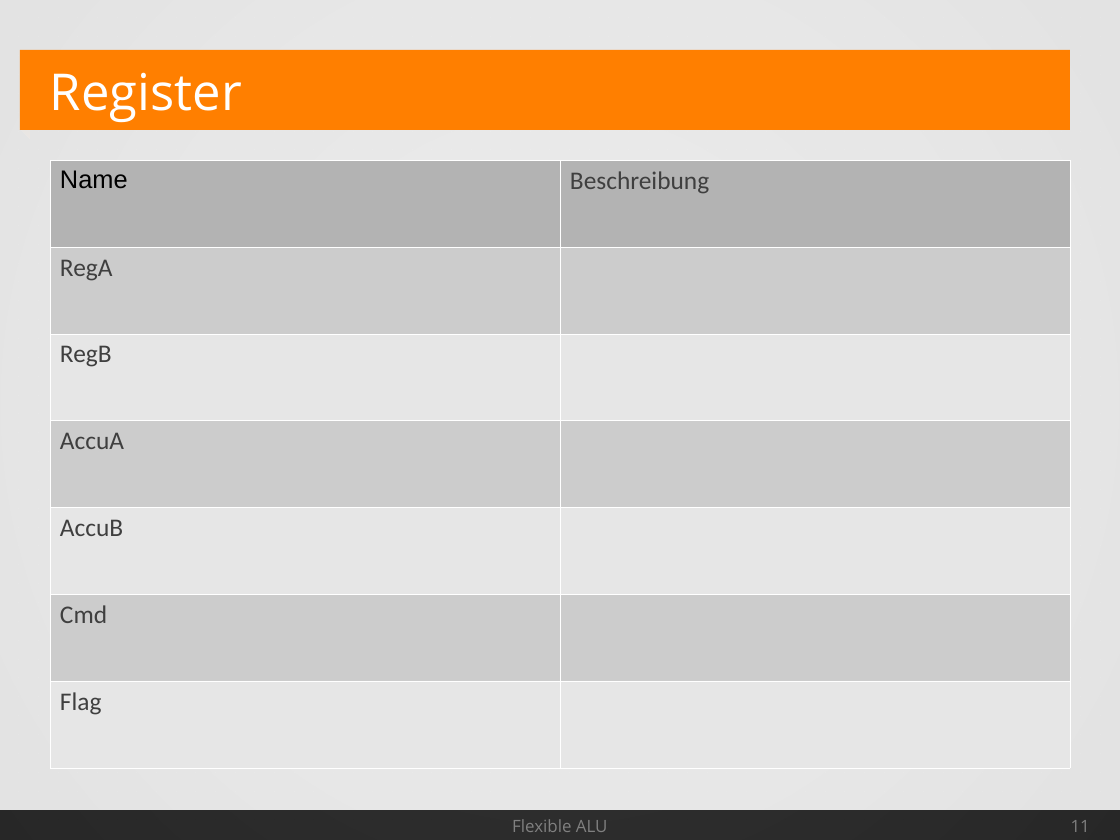
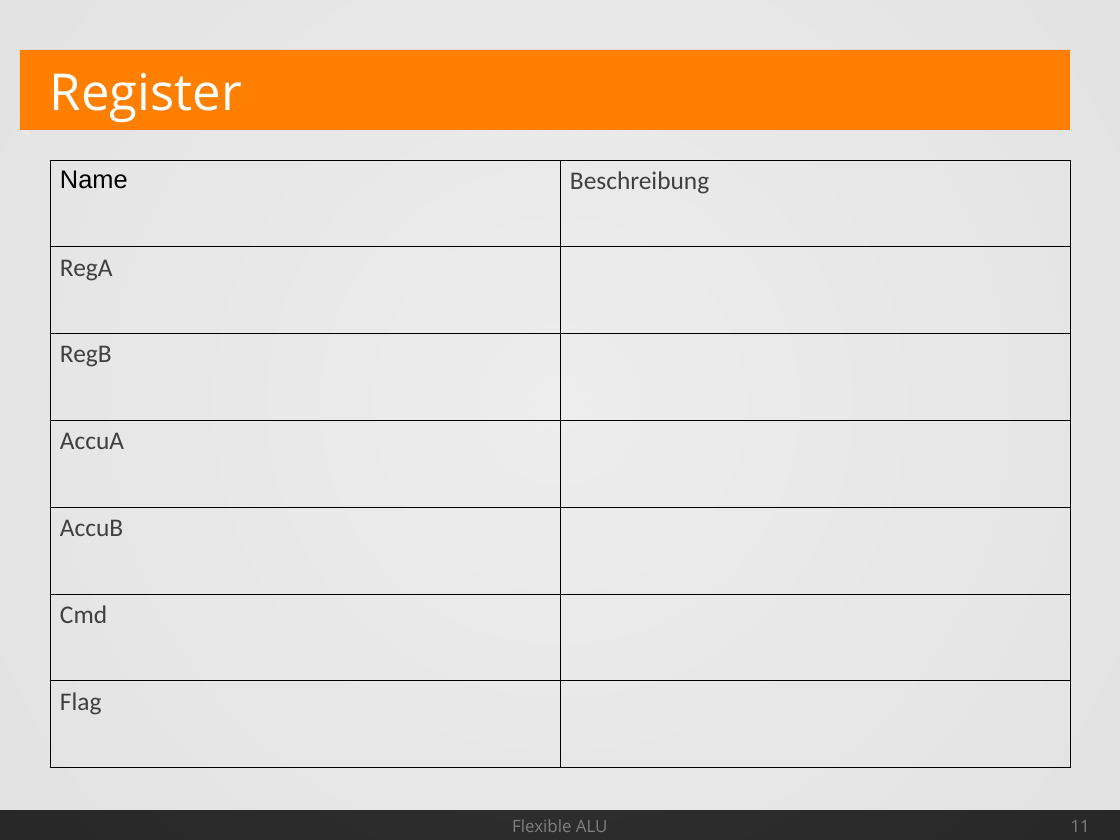
Before and after one commit to Geend/FHDWLogicWorksLib, a slide deck: slide 11 of alu-4/Spec/AluSpec.odp. Drawn at 1120x840 pixels with LibreOffice and Linux fonts; fonts in the diff are those of the drawing. Boxes give left, top, right and bottom in pixels: in the first picture for what was removed or moved away, otherwise in the second. Text is boxed around its words. In the diff, an @@ line names an element or a change of style, - is before the commit and + after.

```diff
--- a/alu-4/Spec/AluSpec.odp
+++ b/alu-4/Spec/AluSpec.odp
@@ table at [50,160,1070,767] @@
@@ fill #B3B3B3 to none in row 1 @@
@@ fill #CCCCCC to none in 3 cells @@
@@ fill #E6E6E6 to none in 3 cells @@
@@ borders changed @@
```
Also in this commit, not shown: 2 other slides changed, 1 slide added, 15 other files.
